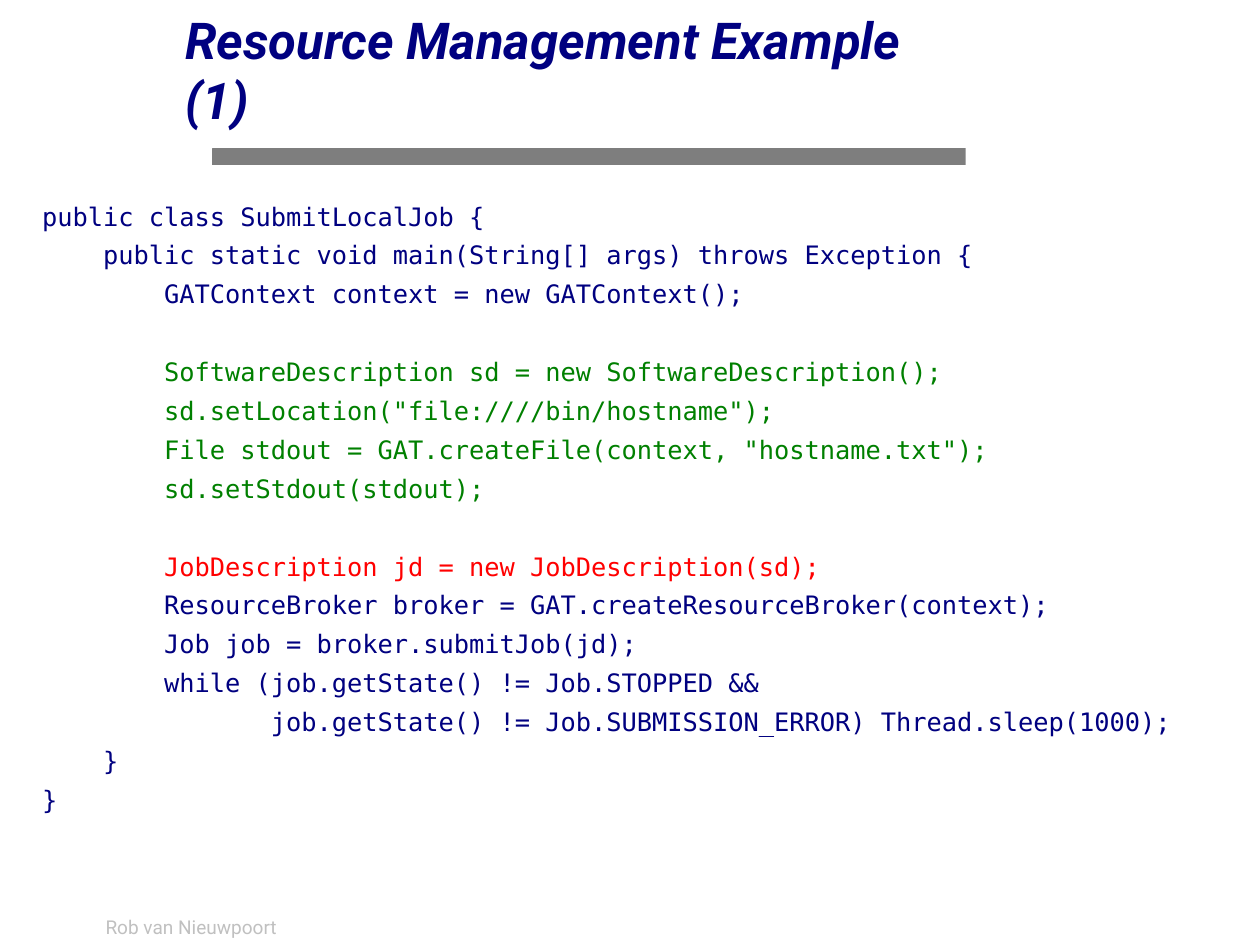
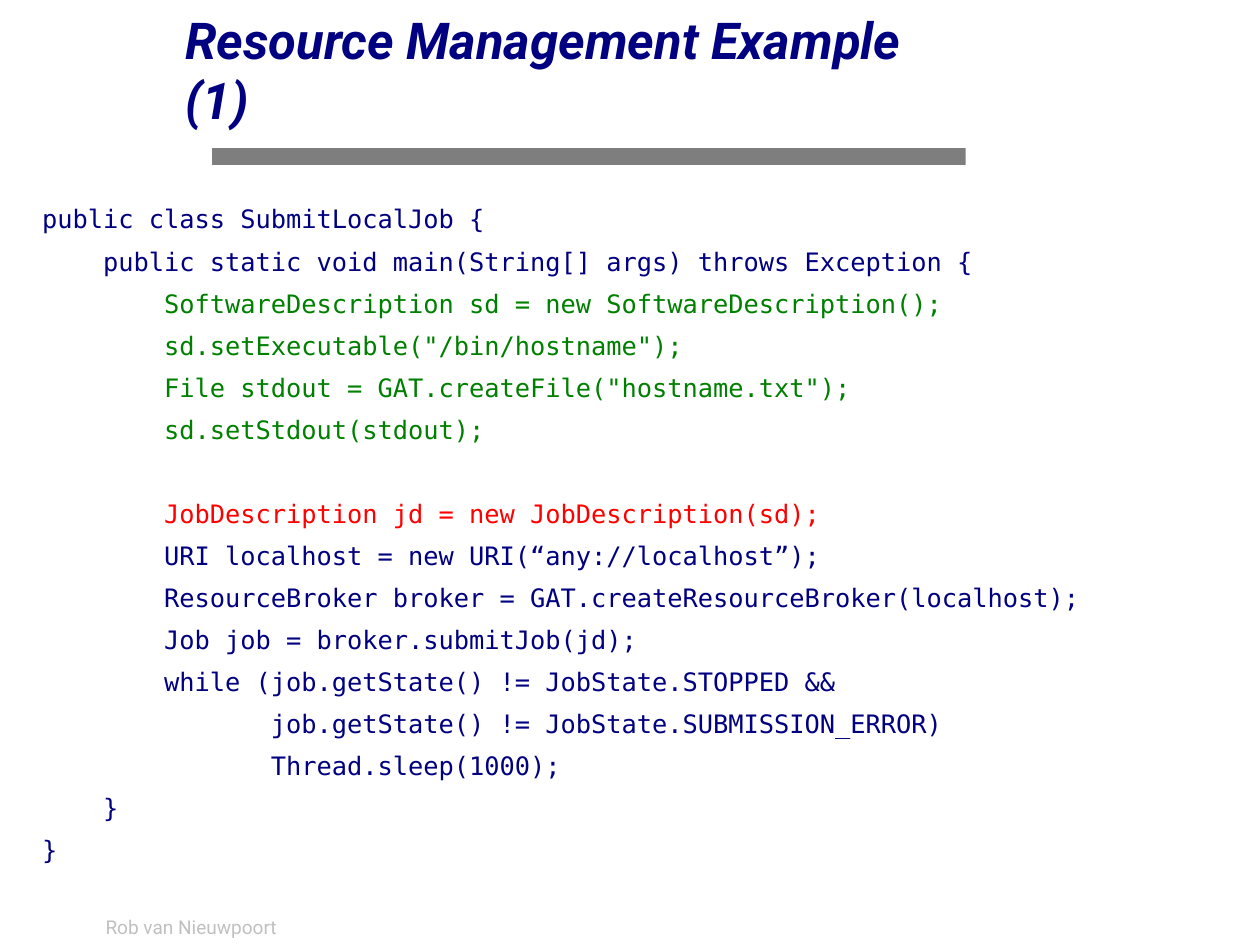
Before and after one commit to JungleComputing/javagat, a slide deck: slide 75 of doc/tutorial/tutorial.ppt. Drawn at 1260x945 pixels with LibreOffice and Linux fonts; fonts in the diff are those of the drawing; background and template pictures are left out. Boxes give left, top, right and bottom in pixels: in the first picture for what was removed or moved away, otherwise in the second. Text is boxed around its words. In the diff, an @@ line names an element or a change of style, - is before the commit and + after.

```diff
--- a/doc/tutorial/tutorial.ppt
+++ b/doc/tutorial/tutorial.ppt
@@ text at bbox=[42, 208, 942, 655]: line spacing 0.88 to 0.98; line spacing 0.94 to 1.04 @@
@@ text at bbox=[164, 283, 743, 307]: paragraph removed @@
-GATContext context = new GATContext();
@@ text at bbox=[164, 335, 851, 401]: text changed @@
-sd.setLocation("file:////bin/hostname");
-File stdout = GAT.createFile(context, "hostname.txt");
+sd.setExecutable("/bin/hostname");
+File stdout = GAT.createFile("hostname.txt");
@@ text at bbox=[164, 545, 1079, 611]: text changed @@
-ResourceBroker broker = GAT.createResourceBroker(context);
+URI localhost = new URI(“any://localhost”);
+ResourceBroker broker = GAT.createResourceBroker(localhost);
@@ text at bbox=[164, 671, 942, 781]: text changed @@
-while (job.getState() != Job.STOPPED &&
-job.getState() != Job.SUBMISSION_ERROR) Thread.sleep(1000);
+while (job.getState() != JobState.STOPPED &&
+job.getState() != JobState.SUBMISSION_ERROR)
+Thread.sleep(1000);
```
Also in this commit, not shown: 76 other slides changed, 1 slide removed, 14 other files.
